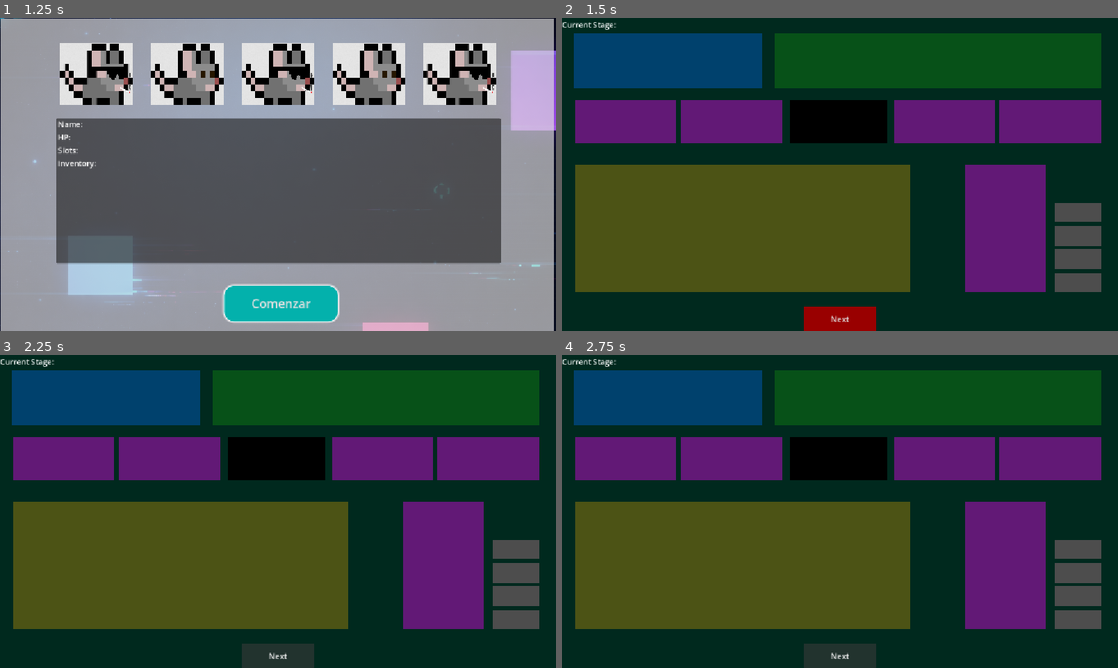
Above: before the commit, frames 1-4 (two rows, left to right).
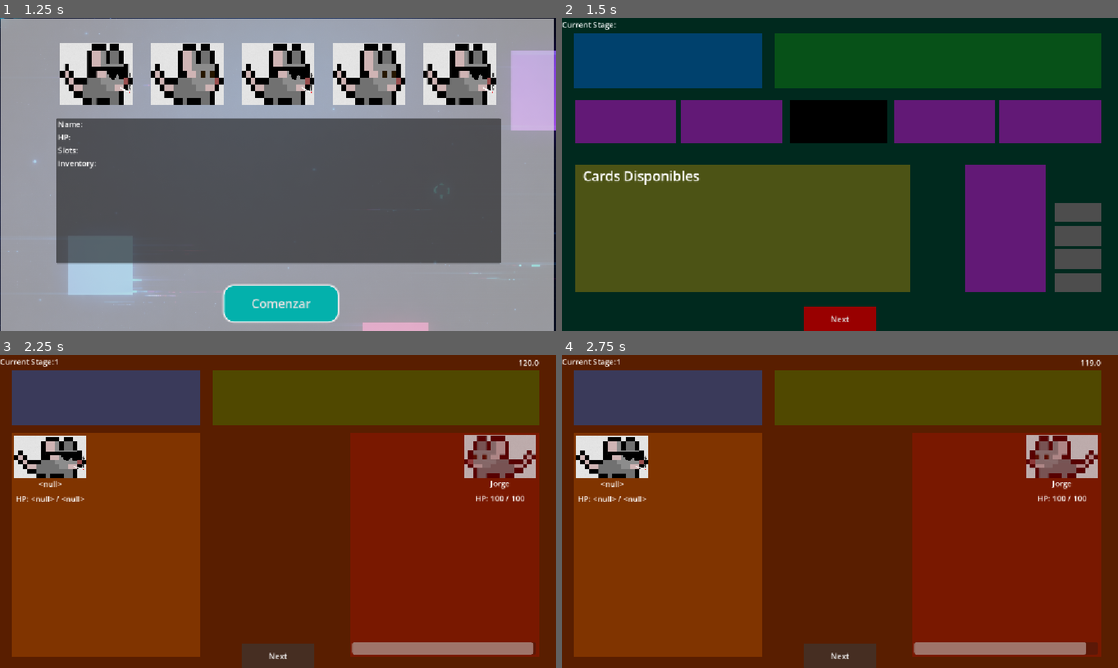
Above: after the commit, the same moments.

Repository: Anderson-Jimenez/-fork
Game: Godot game, scene res://scenes/menu.tscn
The game is run twice, just before and just after one commit, with the same random seed, the same clock (stepped at 60 frames per second) and the same inputs.
Inputs:
- Up to frame 1 (1.25 s): click "INICIAR SISTEMA" at 0.5 s
- Up to frame 2 (1.5 s): click "Comenzar" at 1.25 s
- Up to frame 3 (2.25 s): click "Next" at 2 s
- Up to frame 4 (2.75 s): no input

Frame 1 is identical in both runs. In frame 2, 0.4% of the frame differs, in the area x 3-25%, y 48-54%; in frame 3, 100%, in the area x 0-100%, y 0-100%; in frame 4, 100%.
Error in both runs: Invalid access to property or key 'NAME' on a base object of type 'Dictionary'. (res://autoloads/characterStats.gd:13)

Commit message:
inventario medio hecho

Diff:
--- a/scenes/cardScene.tscn
+++ b/scenes/cardScene.tscn
@@ -1,13 +1,29 @@
 [gd_scene format=3 uid="uid://bh44wfonkgfip"]
 
+[ext_resource type="Script" uid="uid://d2sxdrmpm6fun" path="res://scripts/cards.gd" id="1_qqmtk"]
+
 [sub_resource type="StyleBoxFlat" id="StyleBoxFlat_cwxuc"]
+content_margin_left = 50.0
+content_margin_top = 50.0
+content_margin_right = 50.0
+content_margin_bottom = 50.0
 bg_color = Color(4.6205523e-06, 0.65930873, 0.84840727, 1)
 corner_radius_top_left = 4
 corner_radius_top_right = 4
 corner_radius_bottom_right = 4
 corner_radius_bottom_left = 4
 
+[sub_resource type="LabelSettings" id="LabelSettings_qqmtk"]
+font_size = 14
+
+[sub_resource type="LabelSettings" id="LabelSettings_8xptm"]
+font_size = 11
+
+[sub_resource type="LabelSettings" id="LabelSettings_2eqhs"]
+font_size = 12
+
 [node name="Panel" type="Panel" unique_id=1537576690]
+custom_minimum_size = Vector2(150, 200)
 anchors_preset = -1
 anchor_left = 0.39100003
 anchor_top = 0.256
@@ -18,6 +34,7 @@
 offset_right = -0.0960083
 offset_bottom = 0.3119812
 theme_override_styles/panel = SubResource("StyleBoxFlat_cwxuc")
+script = ExtResource("1_qqmtk")
 
 [node name="CardName" type="Label" parent="." unique_id=1845754392]
 layout_mode = 1
@@ -26,35 +43,41 @@
 anchor_top = 0.209
 anchor_right = 0.467
 anchor_bottom = 0.209
-offset_left = -28.603004
+offset_left = -27.603004
 offset_top = -11.372002
-offset_right = 28.396996
+offset_right = 29.396996
 offset_bottom = 11.627998
 grow_horizontal = 2
 text = "CName"
+label_settings = SubResource("LabelSettings_qqmtk")
+horizontal_alignment = 1
 
 [node name="CardType" type="Label" parent="." unique_id=680851524]
 layout_mode = 1
 anchors_preset = -1
-anchor_left = 0.124000005
-anchor_top = 0.086
-anchor_right = 0.124000005
-anchor_bottom = 0.086
-offset_left = -19.916
-offset_top = -11.488001
-offset_right = 20.084
-offset_bottom = 11.511999
+anchor_left = 0.158
+anchor_top = 0.076000005
+anchor_right = 0.158
+anchor_bottom = 0.076000005
+offset_left = -16.022003
+offset_top = -8.408001
+offset_right = 15.977997
+offset_bottom = 8.591999
 text = "cType"
+label_settings = SubResource("LabelSettings_8xptm")
 
 [node name="CardDesc" type="Label" parent="." unique_id=166444349]
 layout_mode = 1
 anchors_preset = -1
-anchor_left = 0.5
-anchor_top = 0.65400004
-anchor_right = 0.5
-anchor_bottom = 0.65400004
-offset_left = -71.5
-offset_top = -52.432007
-offset_right = 78.5
-offset_bottom = 52.567993
+anchor_left = 0.158
+anchor_top = 0.48400003
+anchor_right = 0.87600005
+anchor_bottom = 0.82500005
+offset_left = -0.022003174
+offset_top = -0.072006226
+offset_right = -0.08401489
+offset_bottom = -0.10002136
 text = "C description"
+label_settings = SubResource("LabelSettings_2eqhs")
+horizontal_alignment = 1
+autowrap_mode = 1
--- a/scenes/inventary.tscn
+++ b/scenes/inventary.tscn
@@ -4,6 +4,9 @@
 
 [sub_resource type="StyleBoxFlat" id="StyleBoxFlat_fg286"]
 bg_color = Color(0.6, 0, 0, 1)
+
+[sub_resource type="LabelSettings" id="LabelSettings_fg286"]
+font_size = 28
 
 [node name="Inventary" type="Node" unique_id=1537500108]
 script = ExtResource("1_fg286")
@@ -166,6 +169,27 @@
 color = Color(1, 0.7166667, 0, 0.29803923)
 metadata/_edit_use_anchors_ = true
 
+[node name="Label" type="Label" parent="ColorRect/Inventory" unique_id=1315260684]
+layout_mode = 0
+offset_left = 16.0
+offset_top = 3.0
+offset_right = 155.0
+offset_bottom = 26.0
+text = "Cards Disponibles"
+label_settings = SubResource("LabelSettings_fg286")
+
+[node name="HBoxContainer" type="HBoxContainer" parent="ColorRect/Inventory" unique_id=564114840]
+layout_mode = 1
+anchors_preset = 15
+anchor_right = 1.0
+anchor_bottom = 1.0
+offset_left = 26.0
+offset_top = 42.0
+offset_right = -31.999939
+offset_bottom = -8.0
+grow_horizontal = 2
+grow_vertical = 2
+
 [node name="MoveToSlot1" type="ColorRect" parent="ColorRect" unique_id=757506174]
 layout_mode = 1
 anchors_preset = -1
--- /dev/null
+++ b/scripts/cards.gd
@@ -0,0 +1,10 @@
+extends Panel
+
+@onready var CardName = $CardName
+@onready var CardType = $CardType
+@onready var CardDesc = $CardDesc
+
+func setup(card_data):
+	CardName.text = card_data["NAME"]
+	CardType.text = card_data["TYPE"]
+	CardDesc.text = card_data["DESC"]
--- a/scripts/characterSelection.gd
+++ b/scripts/characterSelection.gd
@@ -89,7 +89,7 @@
 
 func _on_start_game_pressed() -> void:
 	CharacterStats.setCharacter(selectedCharacter)
-
+	GameManager.routeGenerator()
 	GameManager.setCharacter(selectedCharacter)
 	get_tree().change_scene_to_file("res://scenes/inventary.tscn")
 
--- a/scripts/inventary.gd
+++ b/scripts/inventary.gd
@@ -1,13 +1,16 @@
 extends Node
 
-@onready var CardContainer = $ScrollContainer/VBoxContainer
+@onready var CardContainer = $ColorRect/Inventory/HBoxContainer
 var card_scene = preload("res://scenes/cardScene.tscn")
 
 func _ready():
 	var character = CharacterStats.getCharacter()
+	print(character)
 	for card in character["CARDS"]:
 		var card_node = card_scene.instantiate()
-		card_node.get_node("CardName").text = card["NAME"]
-		card_node.get_node("CardType").text = card["TYPE"]
-		card_node.get_node("CardDesc").text = card["DESC"]
 		CardContainer.add_child(card_node)
+		card_node.setup(card)
+
+
+func _on_button_button_up() -> void:
+	GameManager.nextStage()
Not shown, added: scripts/cards.gd.uid
